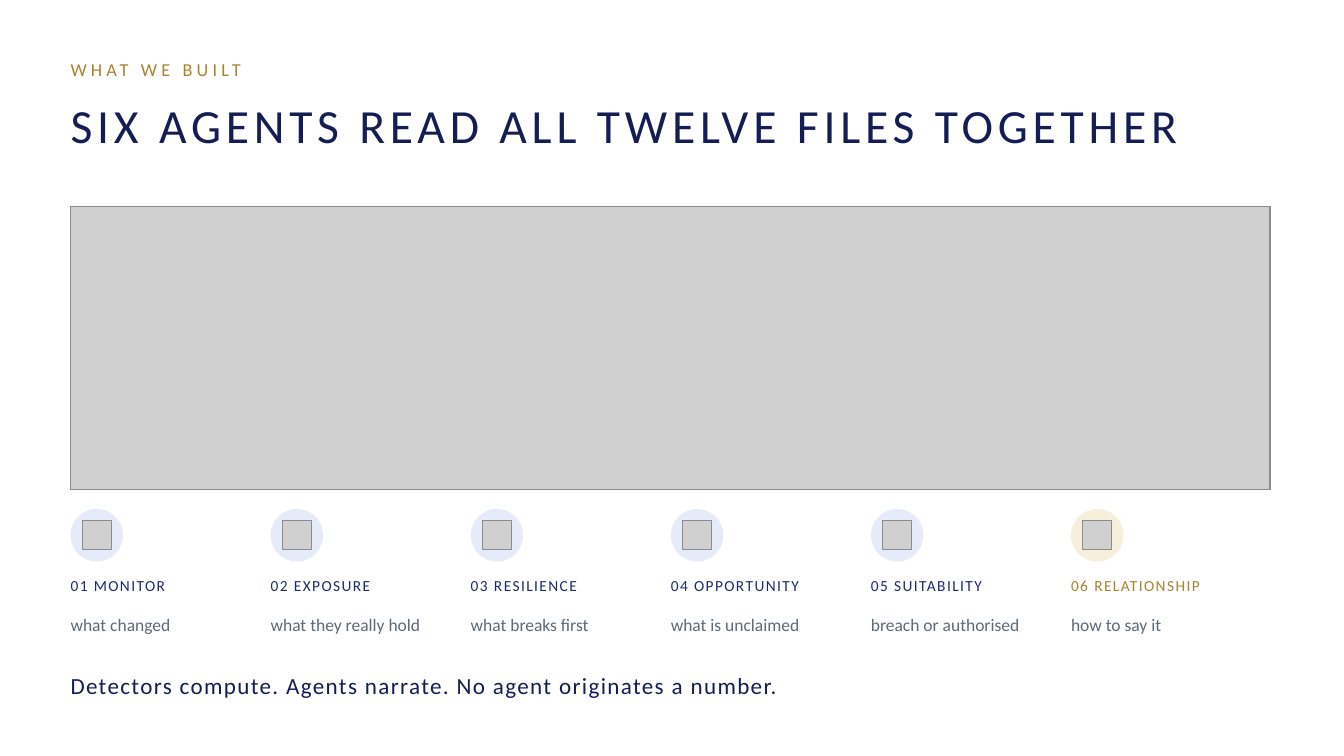
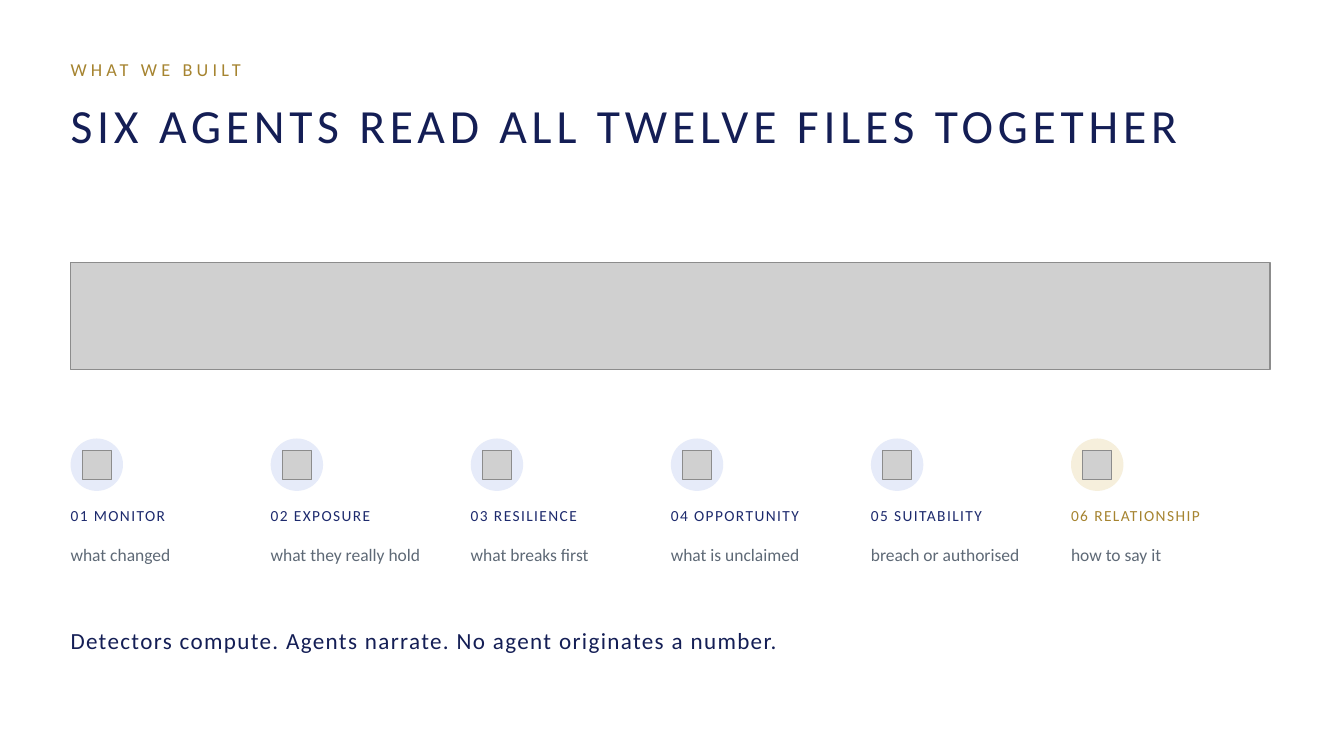
Before and after one commit to jvvinoth/Foresight-RM, a slide deck: slide 5 of docs/Foresight-RM-Pitch.pptx. Drawn at 1344x756 pixels with LibreOffice and Linux fonts; fonts in the diff are those of the drawing; grey boxes stand for pictures. Boxes give left, top, right and bottom in pixels: in the first picture for what was removed or moved away, otherwise in the second. Text is boxed around its words. In the diff, an @@ line names an element or a change of style, - is before the commit and + after.

```diff
--- a/docs/Foresight-RM-Pitch.pptx
+++ b/docs/Foresight-RM-Pitch.pptx
@@ picture: place and size @@
-picture at [71, 207, 1270, 490]
+picture at [71, 262, 1270, 370]
@@ 12 texts, 6 ellipses: place and size @@
-12 texts, 6 ellipses at [71, 509, 1200, 634]
+12 texts, 6 ellipses at [71, 439, 1200, 564]
@@ picture added at [82, 450, 111, 479] @@
@@ picture added at [282, 450, 312, 479] @@
@@ picture added at [483, 450, 512, 479] @@
@@ picture added at [683, 450, 712, 479] @@
@@ picture added at [883, 450, 912, 479] @@
@@ picture added at [1083, 450, 1112, 479] @@
@@ picture removed at [82, 521, 111, 551] @@
@@ picture removed at [282, 521, 312, 551] @@
@@ picture removed at [483, 521, 512, 551] @@
@@ picture removed at [683, 521, 712, 551] @@
@@ picture removed at [883, 521, 912, 551] @@
@@ picture removed at [1083, 521, 1112, 551] @@
@@ text "Detectors compute. Agents narrate. No ...": place and size @@
-text "Detectors compute. Agents narrate. No ..." at [71, 678, 777, 698]
+text "Detectors compute. Agents narrate. No ..." at [71, 633, 777, 653]
```
Also in this commit, not shown: 1 other slide changed, 42 other files.
